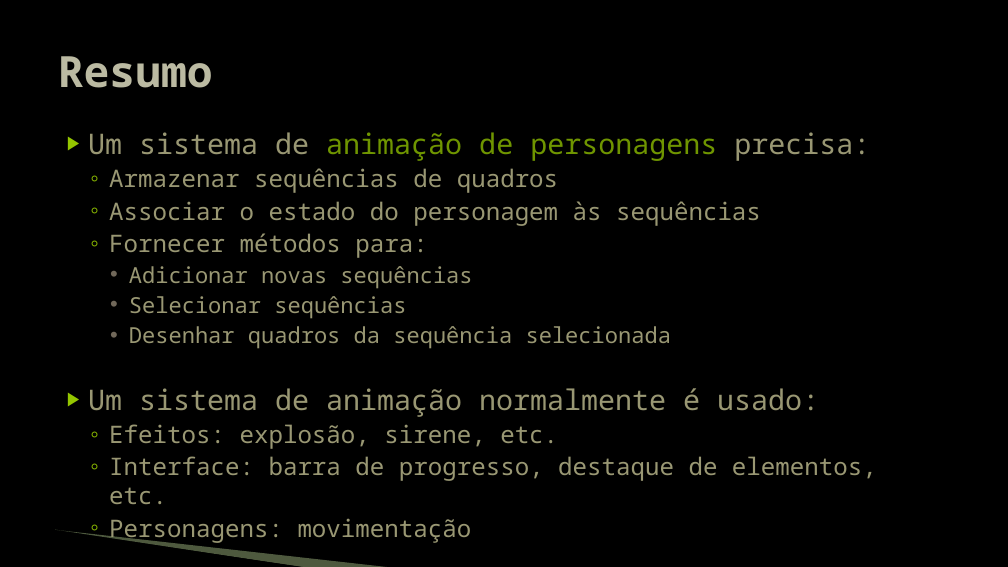
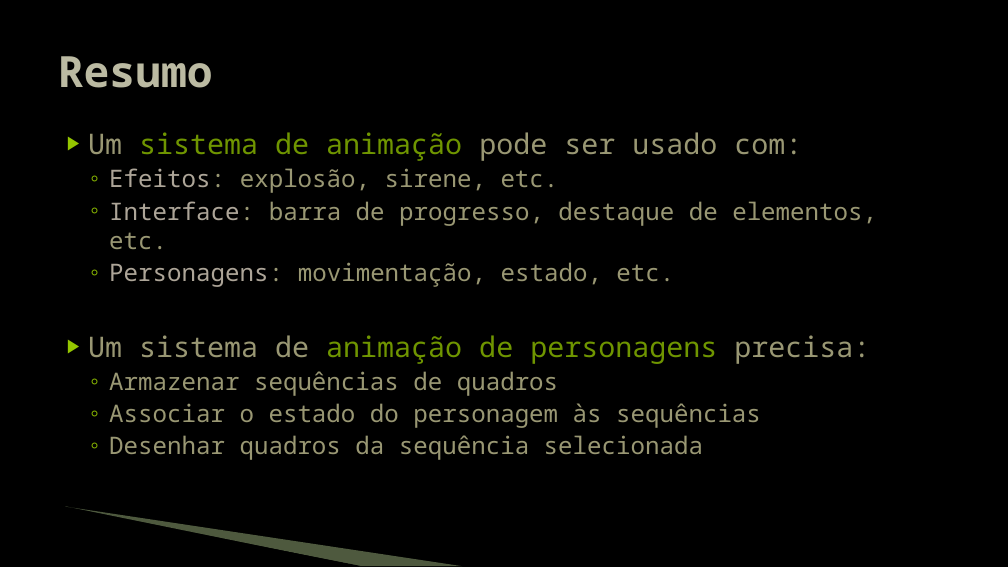
Before and after one commit to JudsonSS/Jogos, a slide deck: slide 8 of Slides/13. Animação de Personagens.pptx. Drawn at 1008x567 pixels with LibreOffice and Linux fonts; fonts in the diff are those of the drawing; background and template pictures are left out. Boxes give left, top, right and bottom in pixels: in the first picture for what was removed or moved away, otherwise in the second. Text is boxed around its words. In the diff, an @@ line names an element or a change of style, - is before the commit and + after.

```diff
--- a/Slides/13. Animação de Personagens.pptx
+++ b/Slides/13. Animação de Personagens.pptx
@@ text at (x1=88, y1=132, x2=877, y2=287): paragraphs added @@
+▶ Um sistema de animação pode ser usado com:
+  ◦ Efeitos: explosão, sirene, etc.
+  ◦ Interface: barra de progresso, destaque de elementos, etc.
+  ◦ Personagens: movimentação, estado, etc.
@@ text at (x1=109, y1=233, x2=472, y2=319): paragraphs removed @@
-  ◦ Fornecer métodos para:
-    • Adicionar novas sequências
-    • Selecionar sequências
@@ text at (x1=88, y1=388, x2=877, y2=543): paragraphs removed @@
-▶ Um sistema de animação normalmente é usado:
-  ◦ Efeitos: explosão, sirene, etc.
-  ◦ Interface: barra de progresso, destaque de elementos, etc.
-  ◦ Personagens: movimentação
@@ text at (x1=109, y1=435, x2=703, y2=460): size 21 to 23 pt in "Desenhar quadros da sequência selecionada"; bullet • to ◦; list level 3 to 2 in "Desenhar quadros da sequência selecionada"; bullet colour #71685A to #94C600 @@
@@ freeform shape resized from (x1=54, y1=531, x2=306, y2=567) to (x1=64, y1=508, x2=360, y2=566) @@
@@ freeform shape resized from (x1=55, y1=530, x2=393, y2=567) to (x1=66, y1=507, x2=463, y2=566) @@
```
Also in this commit, not shown: 7 other slides changed.
